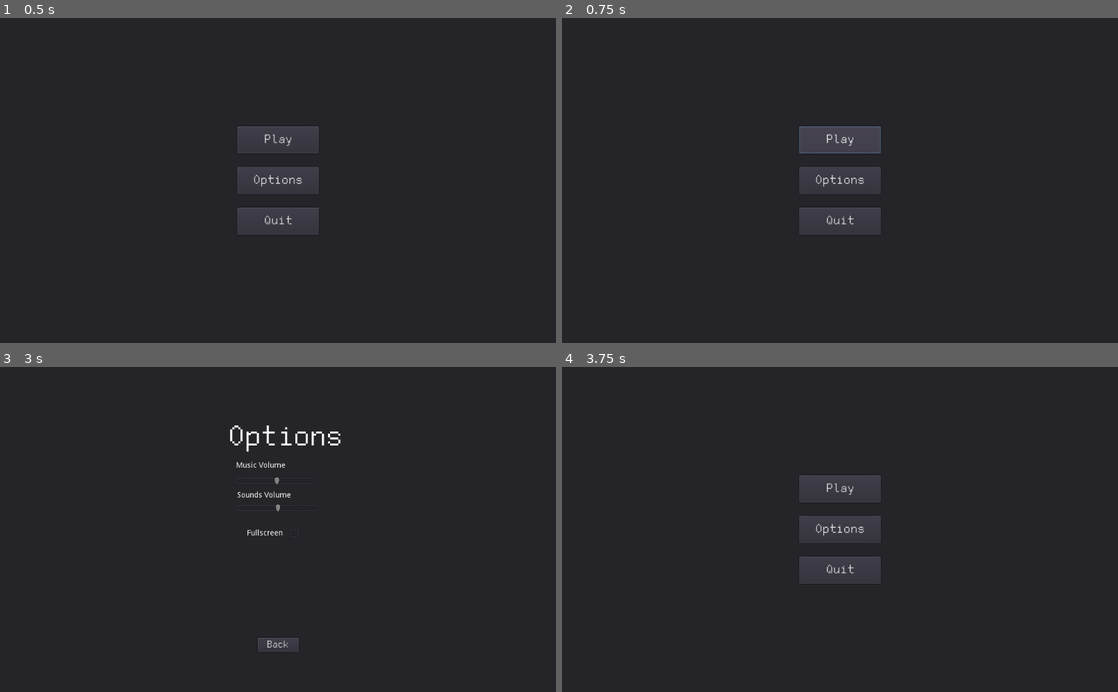
Above: before the commit, frames 1-4 (two rows, left to right).
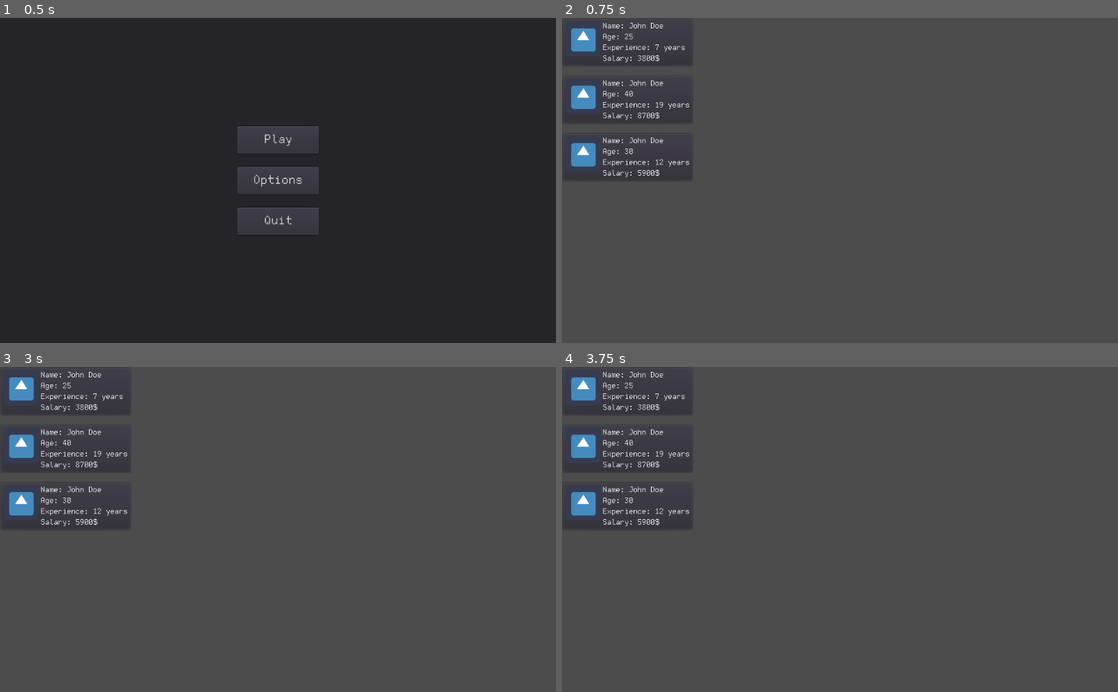
Above: after the commit, the same moments.

Repository: killercho/sign-here
Game: Godot game, scene res://scenes/menu.tscn
The game is run twice, just before and just after one commit, with the same random seed, the same clock (stepped at 60 frames per second) and the same inputs. Before the commit the project starts from res://scenes/menus/menu.tscn. The engine's default icon, where the game draws it, is replaced by a stand-in: a white triangle on a blue panel in a dark square.
Inputs (mouse positions are in pixels of both pictures, inside the frame that each line leads up to):
- Up to frame 1 (0.5 s): no input
- Up to frame 2 (0.75 s): click "Play" at 0.5 s
- Up to frame 3 (3 s): click (278, 490) at 1.25 s, where only the run before the commit has a clickable "Play"; click (278, 490) at 2 s, where only the run before the commit has a clickable "Play"; click (278, 529) at 2.75 s, where only the run before the commit has a clickable "Options"
- Up to frame 4 (3.75 s): click (840, 646) at 3.5 s, where only the run before the commit has a clickable "Back"

Frame 1 is identical in both runs. In frame 2, 94% of the frame differs, in the area x 0-100%, y 0-100%; in frame 3, 97%; in frame 4, 94%.

Commit message:
Added Employee Card

Diff:
--- a/project.godot
+++ b/project.godot
@@ -11,7 +11,7 @@
 [application]
 
 config/name="Sign Here"
-run/main_scene="res://scenes/menus/menu.tscn"
+run/main_scene="res://scenes/menu.tscn"
 config/icon="res://icon.png"
 
 [display]
--- /dev/null
+++ b/scenes/employee_card.tscn
@@ -0,0 +1,71 @@
+[gd_scene load_steps=5 format=2]
+
+[ext_resource path="res://icon.png" type="Texture" id=1]
+[ext_resource path="res://assets/FreePixel.ttf" type="DynamicFontData" id=2]
+[ext_resource path="res://scripts/employee_card.gd" type="Script" id=3]
+
+[sub_resource type="DynamicFont" id=1]
+font_data = ExtResource( 2 )
+
+[node name="Card" type="PanelContainer"]
+margin_right = 234.0
+margin_bottom = 90.0
+script = ExtResource( 3 )
+__meta__ = {
+"_edit_use_anchors_": false
+}
+
+[node name="Split" type="HBoxContainer" parent="."]
+margin_left = 7.0
+margin_top = 7.0
+margin_right = 227.0
+margin_bottom = 83.0
+
+[node name="Picture" type="TextureRect" parent="Split"]
+texture = ExtResource( 1 )
+__meta__ = {
+"_edit_use_anchors_": false
+}
+
+[node name="Info" type="VBoxContainer" parent="Split"]
+margin_left = 68.0
+margin_right = 220.0
+
+[node name="Name" type="Label" parent="Split/Info"]
+margin_right = 152.0
+margin_bottom = 16.0
+custom_fonts/font = SubResource( 1 )
+text = "Employee Name"
+__meta__ = {
+"_edit_use_anchors_": false
+}
+
+[node name="Age" type="Label" parent="Split/Info"]
+margin_top = 20.0
+margin_right = 152.0
+margin_bottom = 36.0
+custom_fonts/font = SubResource( 1 )
+text = "Employee Age"
+__meta__ = {
+"_edit_use_anchors_": false
+}
+
+[node name="Experience" type="Label" parent="Split/Info"]
+margin_top = 40.0
+margin_right = 152.0
+margin_bottom = 56.0
+custom_fonts/font = SubResource( 1 )
+text = "Years of Experience"
+__meta__ = {
+"_edit_use_anchors_": false
+}
+
+[node name="Salary" type="Label" parent="Split/Info"]
+margin_top = 60.0
+margin_right = 152.0
+margin_bottom = 76.0
+custom_fonts/font = SubResource( 1 )
+text = "Monthly Salary"
+__meta__ = {
+"_edit_use_anchors_": false
+}
--- /dev/null
+++ b/scenes/employee_select.tscn
@@ -0,0 +1,20 @@
+[gd_scene load_steps=3 format=2]
+
+[ext_resource path="res://scripts/employee_select.gd" type="Script" id=1]
+[ext_resource path="res://scenes/employee_card.tscn" type="PackedScene" id=2]
+
+[node name="Node" type="Node"]
+script = ExtResource( 1 )
+employee_card_scene = ExtResource( 2 )
+
+[node name="Control" type="Control" parent="."]
+__meta__ = {
+"_edit_use_anchors_": false
+}
+
+[node name="VBoxContainer" type="GridContainer" parent="Control"]
+custom_constants/vseparation = 16
+custom_constants/hseparation = 16
+__meta__ = {
+"_edit_use_anchors_": false
+}
--- a/scenes/menus/menu.tscn
+++ b/scenes/menu.tscn
@@ -1,7 +1,7 @@
 [gd_scene load_steps=8 format=2]
 
 [ext_resource path="res://assets/FreePixel.ttf" type="DynamicFontData" id=1]
-[ext_resource path="res://scripts/menus/menu.gd" type="Script" id=2]
+[ext_resource path="res://scripts/menu.gd" type="Script" id=2]
 
 [sub_resource type="DynamicFont" id=1]
 size = 25
@@ -153,7 +153,6 @@
 [node name="Music" type="AudioStreamPlayer" parent="."]
 pause_mode = 2
 autoplay = true
-bus = "Music"
 
 [connection signal="pressed" from="MainMenuPanel/PlayButton" to="." method="_on_PlayButton_pressed"]
 [connection signal="pressed" from="MainMenuPanel/OptionsButton" to="." method="_on_OptionsButton_pressed"]
--- /dev/null
+++ b/scripts/employee_card.gd
@@ -0,0 +1,50 @@
+extends PanelContainer
+
+const MIN_AGE = 18
+const MAX_AGE = 40
+
+const MAX_EXPERIENCE = MAX_AGE - MIN_AGE
+
+const MIN_SALARY = 10
+const MAX_SALARY = 100
+const SALARY_MULTIPLIER = 100
+
+var rng = RandomNumberGenerator.new()
+var employee_name: String
+var age: int
+var experience: int
+var monthly_salary: int
+
+func generate_name():
+	# Todo - Get names randomly from file
+	var f_name = "John"
+	var l_name = "Doe"
+	return f_name + " " + l_name
+
+func generate_stats():
+	rng.randomize()
+	employee_name = generate_name()
+	age = rng.randi_range(MIN_AGE, MAX_AGE)
+	experience = rng.randi_range(0, MAX_EXPERIENCE)
+	if experience > age - MIN_AGE:
+		experience = age - MIN_AGE
+	monthly_salary = int((float(experience) / float(MAX_EXPERIENCE)) * (MAX_SALARY - MIN_SALARY) + MIN_SALARY) * SALARY_MULTIPLIER
+
+func update_ui():
+	$Split/Info/Name.text = "Name: " + employee_name
+	$Split/Info/Age.text = "Age: " + String(age)
+	$Split/Info/Experience.text = "Experience: " + String(experience) + " years"
+	$Split/Info/Salary.text = "Salary: " + String(monthly_salary) + "$"
+
+func generate_employee():
+	generate_stats()
+	update_ui()
+
+# Called when the node enters the scene tree for the first time.
+func _ready():
+	generate_employee()
+
+
+# Called every frame. 'delta' is the elapsed time since the previous frame.
+#func _process(delta):
+#	pass
--- /dev/null
+++ b/scripts/employee_select.gd
@@ -0,0 +1,16 @@
+extends Node
+
+
+export (PackedScene) var employee_card_scene
+
+
+# Called when the node enters the scene tree for the first time.
+func _ready():
+	$Control/VBoxContainer.add_child(employee_card_scene.instance())
+	$Control/VBoxContainer.add_child(employee_card_scene.instance())
+	$Control/VBoxContainer.add_child(employee_card_scene.instance())
+
+
+# Called every frame. 'delta' is the elapsed time since the previous frame.
+#func _process(delta):
+#	pass
--- a/scripts/menus/menu.gd
+++ b/scripts/menu.gd
@@ -29,7 +29,7 @@
 
 func _on_PlayButton_pressed():
 	# Change to the next main scene
-	if get_tree().change_scene("res://scenes/level.tscn") != OK:
+	if get_tree().change_scene("res://scenes/employee_select.tscn") != OK:
 		print("An unexpected error occured when trying to switch to LEVEL scene!")
 
 
